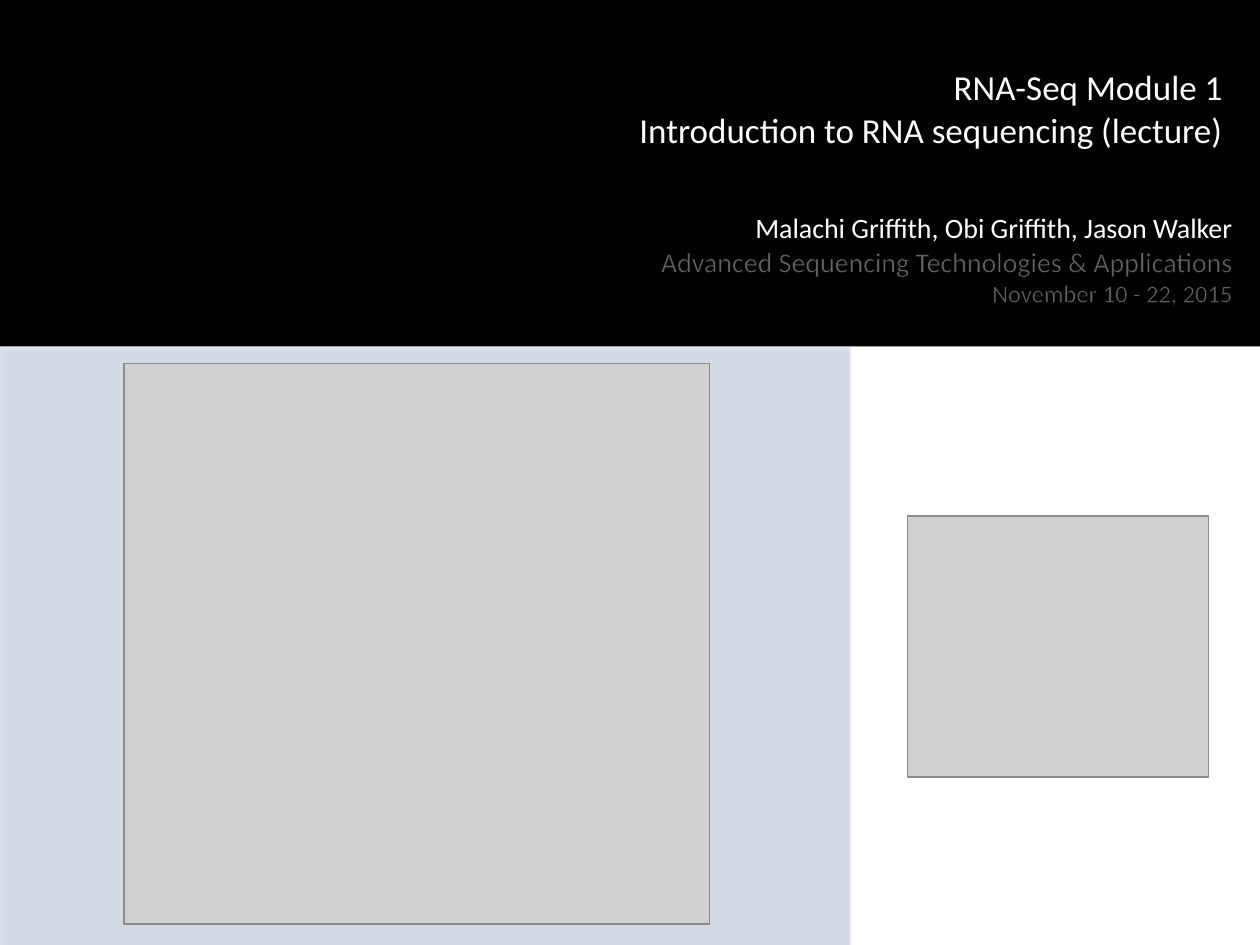
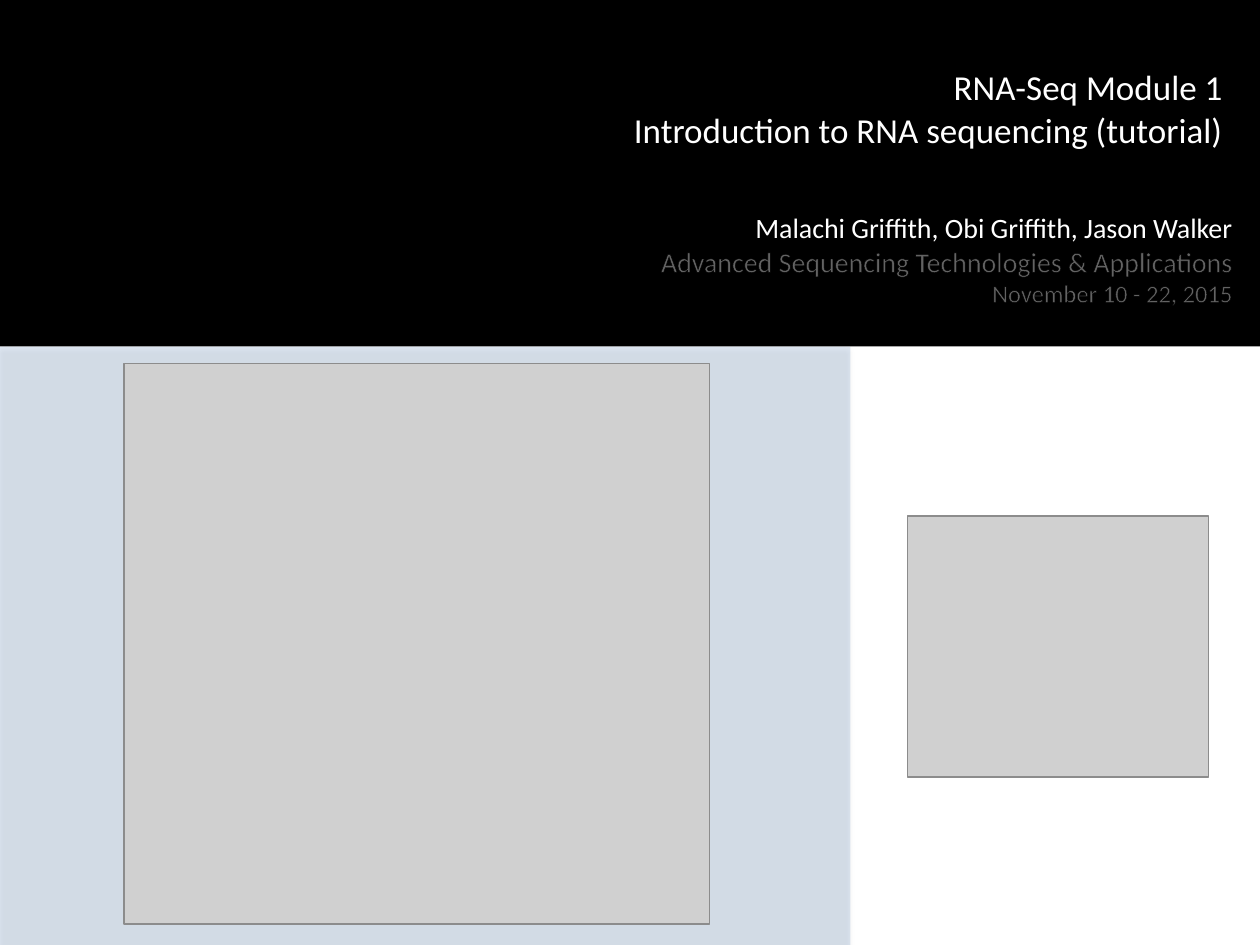
Before and after one commit to griffithlab/rnaseq_tutorial_wiki, a slide deck: slide 2 of LectureFiles/cshl/2015/RNASeq_Module1_Tutorial.pptx. Drawn at 1260x945 pixels with LibreOffice and Linux fonts; fonts in the diff are those of the drawing; grey boxes stand for pictures; background and template pictures are left out. Boxes give left, top, right and bottom in pixels: in the first picture for what was removed or moved away, otherwise in the second. Text is boxed around its words. In the diff, an @@ line names an element or a change of style, - is before the commit and + after.

Commit message:
Update title slide, module and section numbers.

```diff
--- a/LectureFiles/cshl/2015/RNASeq_Module1_Tutorial.pptx
+++ b/LectureFiles/cshl/2015/RNASeq_Module1_Tutorial.pptx
@@ text at [634, 75, 1223, 149]: text changed @@
-RNA-Seq Module 1
-Introduction to RNA sequencing (lecture)
+RNA-Seq Module 1
+Introduction to RNA sequencing (tutorial)
```
Also in this commit, not shown: 7 other slides changed.
